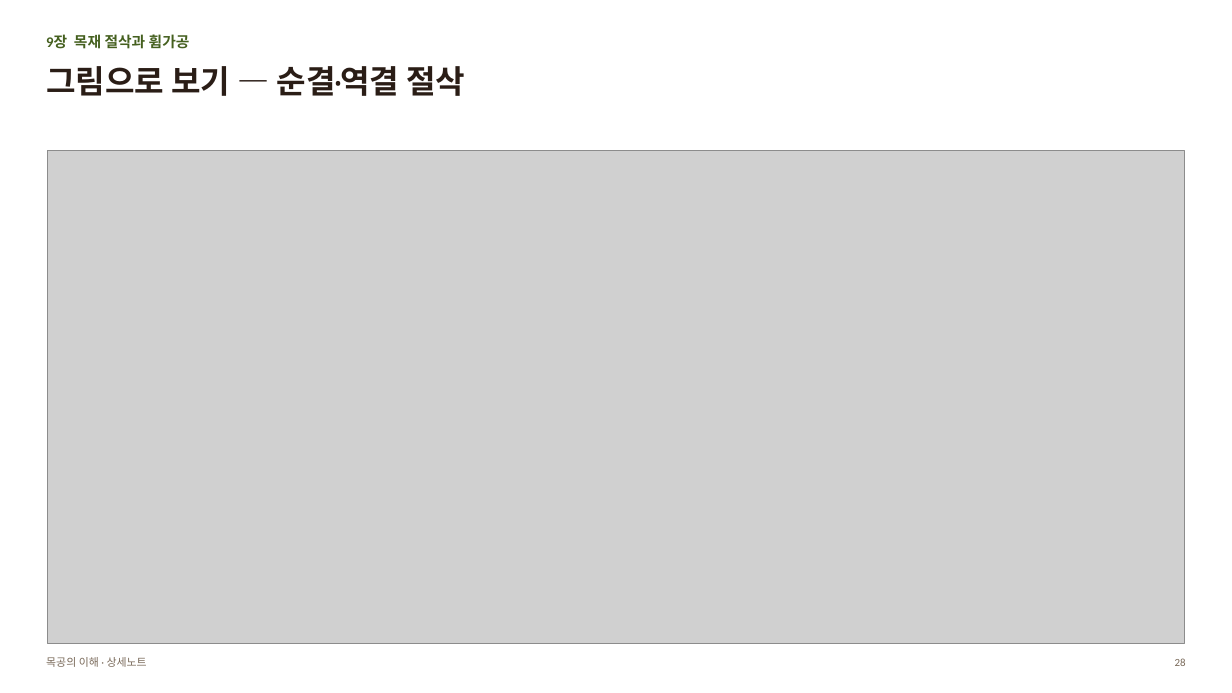
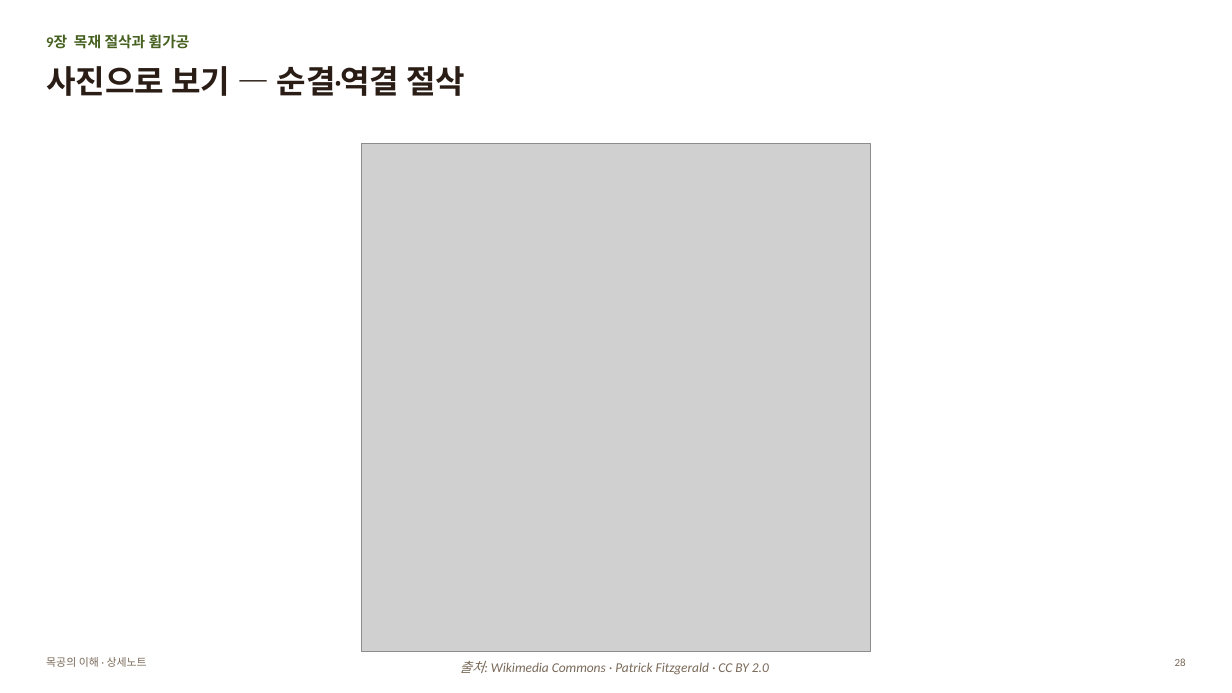
Before and after one commit to nskim4690-tech/my-workspace, a slide deck: slide 28 of 젠트리/목공방/공부방/목공의_이해/목공의_이해_상세노트.pptx. Drawn at 1232x693 pixels with LibreOffice and Linux fonts; fonts in the diff are those of the drawing; grey boxes stand for pictures. Boxes give left, top, right and bottom in pixels: in the first picture for what was removed or moved away, otherwise in the second. Text is boxed around its words. In the diff, an @@ line names an element or a change of style, - is before the commit and + after.

```diff
--- a/젠트리/목공방/공부방/목공의_이해/목공의_이해_상세노트.pptx
+++ b/젠트리/목공방/공부방/목공의_이해/목공의_이해_상세노트.pptx
@@ text at box(46, 66, 465, 96): text changed @@
-그림으로 보기 — 순결·역결 절삭
+사진으로 보기 — 순결·역결 절삭
@@ picture added at box(362, 143, 871, 652) @@
@@ picture removed at box(48, 151, 1185, 644) @@
@@ text added at box(460, 661, 769, 675), 10.5 pt, text #7A6A5A, italic @@
+출처: Wikimedia Commons · Patrick Fitzgerald · CC BY 2.0
```
Also in this commit, not shown: 18 other slides changed, 1 other file.
